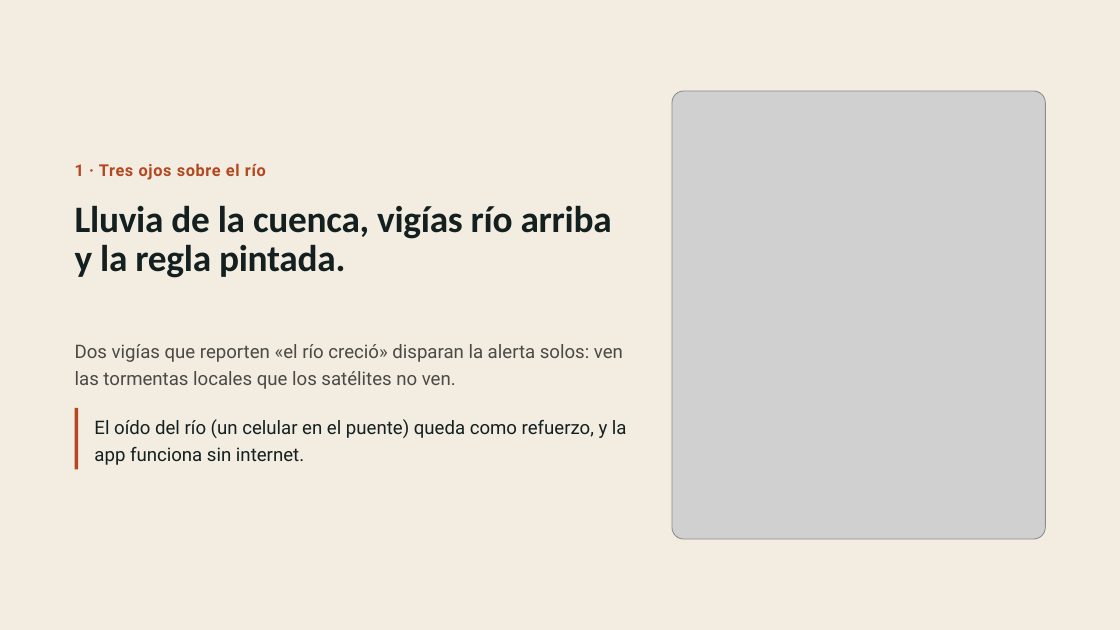
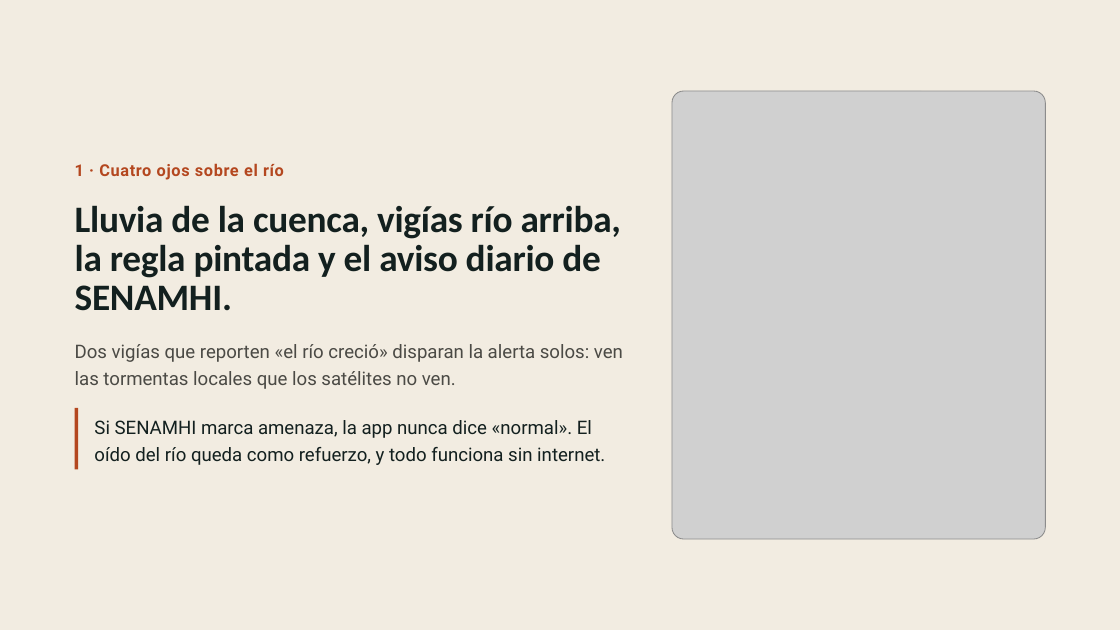
Before and after one commit to NeckHurtttt/birria-tech, a slide deck: slide 6 of El Río Suena · Pitch.pptx. Drawn at 1120x630 pixels with LibreOffice and Linux fonts; fonts in the diff are those of the drawing; grey boxes stand for pictures. Boxes give left, top, right and bottom in pixels: in the first picture for what was removed or moved away, otherwise in the second. Text is boxed around its words. In the diff, an @@ line names an element or a change of style, - is before the commit and + after.

```diff
--- a/El Río Suena · Pitch.pptx
+++ b/El Río Suena · Pitch.pptx
@@ text at box(75, 163, 284, 180): text changed @@
-1 · Tres ojos sobre el río
+1 · Cuatro ojos sobre el río
@@ title at box(75, 205, 622, 311): text changed @@
-Lluvia de la cuenca, vigías río arriba y la regla pintada.
+Lluvia de la cuenca, vigías río arriba, la regla pintada y el aviso diario de SENAMHI.
@@ text at box(94, 420, 605, 465): text changed @@
-El oído del río (un celular en el puente) queda como refuerzo, y la app funciona sin internet.
+Si SENAMHI marca amenaza, la app nunca dice «normal». El oído del río queda como refuerzo, y todo funciona sin internet.
```
Also in this commit, not shown: 1 other slide changed, 2 other files.
